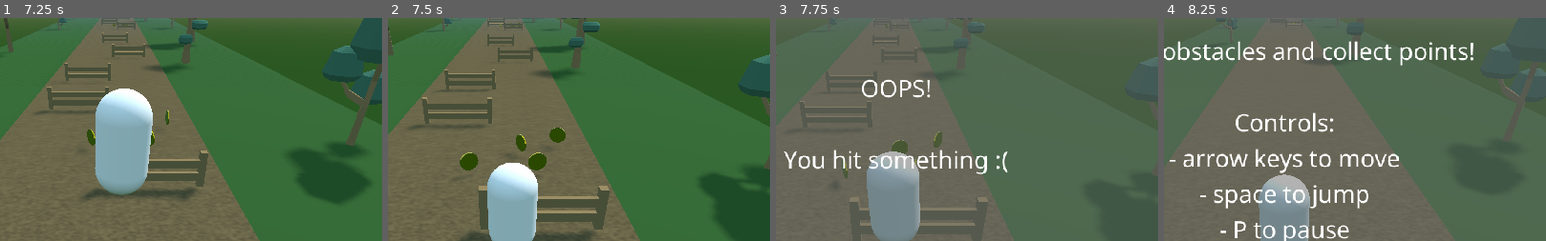
Above: before the commit, frames 1-4 (left to right).
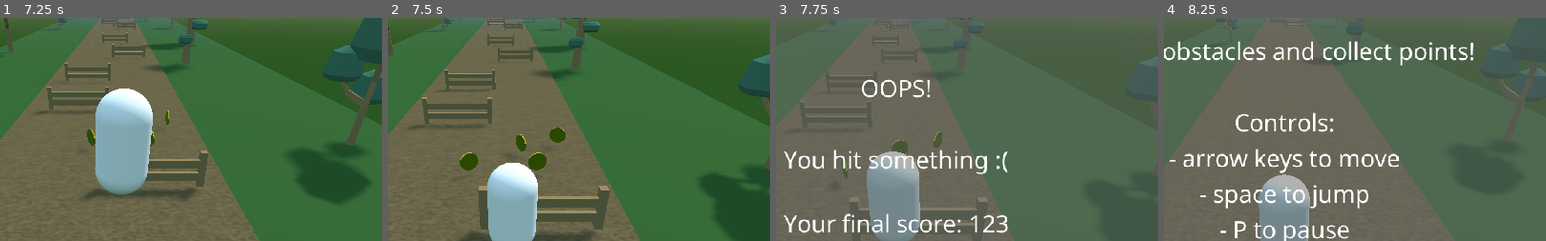
Above: after the commit, the same moments.

Repository: SPuntte/aitajuoksu-training
Game: Godot game, scene res://Main.tscn
The game is run twice, just before and just after one commit, with the same random seed, the same clock (stepped at 60 frames per second) and the same inputs.
Inputs:
- Up to frame 1 (7.25 s): click "Go!" at 0.5 s; hold Right (move_right) 1.28-2.03 s; tap Space (jump) at 1.52, 2.27, 3.77, 4.52, 5.27, 6.77 s; hold Left (move_left) 2.03-2.78 s; hold Right (move_right) 2.78-4.28 s; hold Left (move_left) 4.28-6.53 s; hold Right (move_right) from 6.53 s (still down)
- Up to frame 2 (7.5 s): keep holding Right (move_right)
- Up to frame 3 (7.75 s): keep holding Right (move_right); tap Space (jump) at 7.52 s
- Up to frame 4 (8.25 s): release Right (move_right) at 8 s; click "Try Again" at 8 s
The pictures show only the part of the screen within x 34-84%, y 14-64%; the shares and areas given below are measured in that part.

Frames 1-2 are identical in both runs. In frame 3, 1.4% of the frame differs, in the area x 2-61%, y 87-97%; in frame 4, nothing differs.

Commit message:
Show final score on Game Over

Diff:
--- /dev/null
+++ b/ui/GameOverScreen.gd
@@ -0,0 +1,10 @@
+extends "res://ui/OverlayScreen.gd"
+
+
+func _ready():
+	# warning-ignore: return_value_discarded
+	ScoreEvents.connect("score_changed", self, "_on_ScoreEvents_score_changed")
+
+
+func _on_ScoreEvents_score_changed():
+	$ScoreLabel.text = "Your final score: %d" % ScoreEvents.score_total
--- a/ui/GameOverScreen.tscn
+++ b/ui/GameOverScreen.tscn
@@ -1,8 +1,10 @@
-[gd_scene load_steps=2 format=2]
+[gd_scene load_steps=3 format=2]
 
 [ext_resource path="res://ui/OverlayScreen.tscn" type="PackedScene" id=1]
+[ext_resource path="res://ui/GameOverScreen.gd" type="Script" id=2]
 
 [node name="GameOverScreen" instance=ExtResource( 1 )]
+script = ExtResource( 2 )
 
 [node name="Label" type="Label" parent="." index="1"]
 anchor_left = 0.5
@@ -18,7 +20,19 @@
 You hit something :("
 align = 1
 
-[node name="Button" type="Button" parent="." index="2"]
+[node name="ScoreLabel" type="Label" parent="." index="2"]
+anchor_left = 0.5
+anchor_top = 0.5
+anchor_right = 0.5
+anchor_bottom = 0.5
+margin_left = -151.0
+margin_top = 38.0
+margin_right = 151.0
+margin_bottom = 83.0
+text = "Your final score: 123"
+align = 1
+
+[node name="Button" type="Button" parent="." index="3"]
 anchor_left = 0.5
 anchor_top = 1.0
 anchor_right = 0.5
